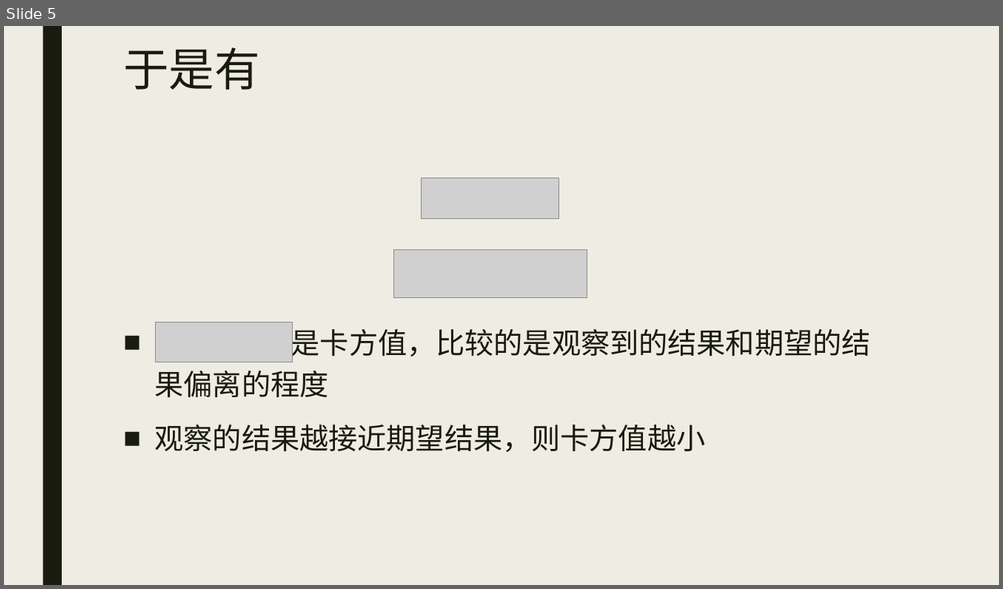
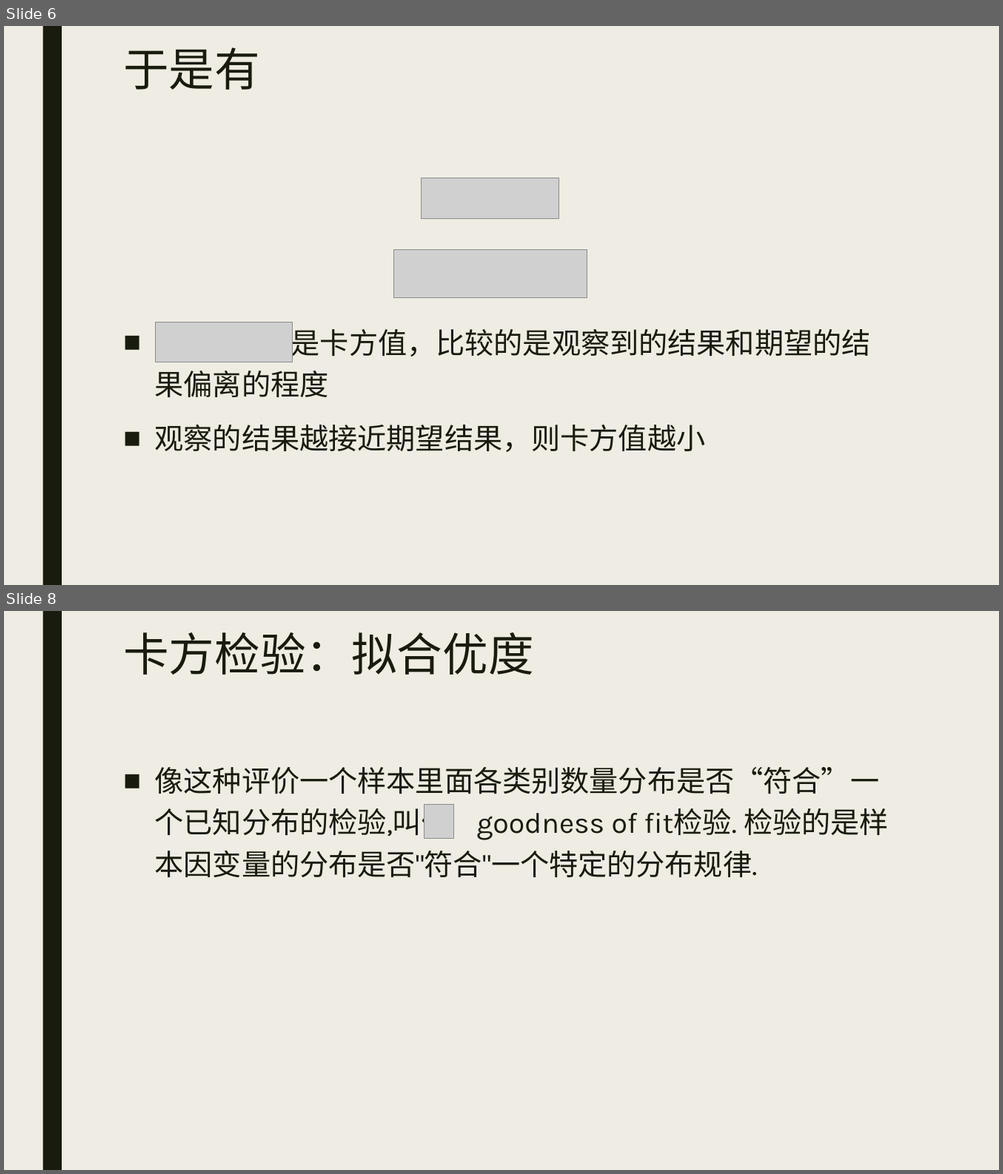
Before and after one commit to beneon/medstat, a slide deck: lect-7/卡方检验.pptx. Shown one above the other, each under a label of ours: slide 5 before the commit, slides 6 and 8 after it; the slides between them are not shown. The pictures are 1003x589 and 1003x1174 pixels, drawn with LibreOffice and Linux fonts; fonts in the diff are those of the drawing; grey boxes stand for pictures. Boxes give left, top, right and bottom in pixels: in the first picture for what was removed or moved away, otherwise in the second. Text is boxed around its words. In the diff, an @@ line names an element or a change of style, - is before the commit and + after.

```diff
--- a/lect-7/卡方检验.pptx
+++ b/lect-7/卡方检验.pptx
@@ slide 8 added at (4, 611, 999, 1170), background #EFEDE3; not listed: 1 template element that a slide beside it also shows @@
@@ title added at (123, 632, 533, 675), 44 pt, text #191B0E @@
+卡方检验：拟合优度
@@ text added at (155, 767, 888, 877), 28 pt, text #191B0E @@
+■ 像这种评价一个样本里面各类别数量分布是否“符合”一个已知分布的检验,叫做 goodness of fit检验. 检验的是样本因变量的分布是否"符合"一个特定的分布规律.
@@ picture added at (424, 804, 454, 839) @@
@@ what was slide 5 is now slide 6 @@
```
Also in this commit, not shown: 1 slide changed, 13 other slides added, 20 other files.
